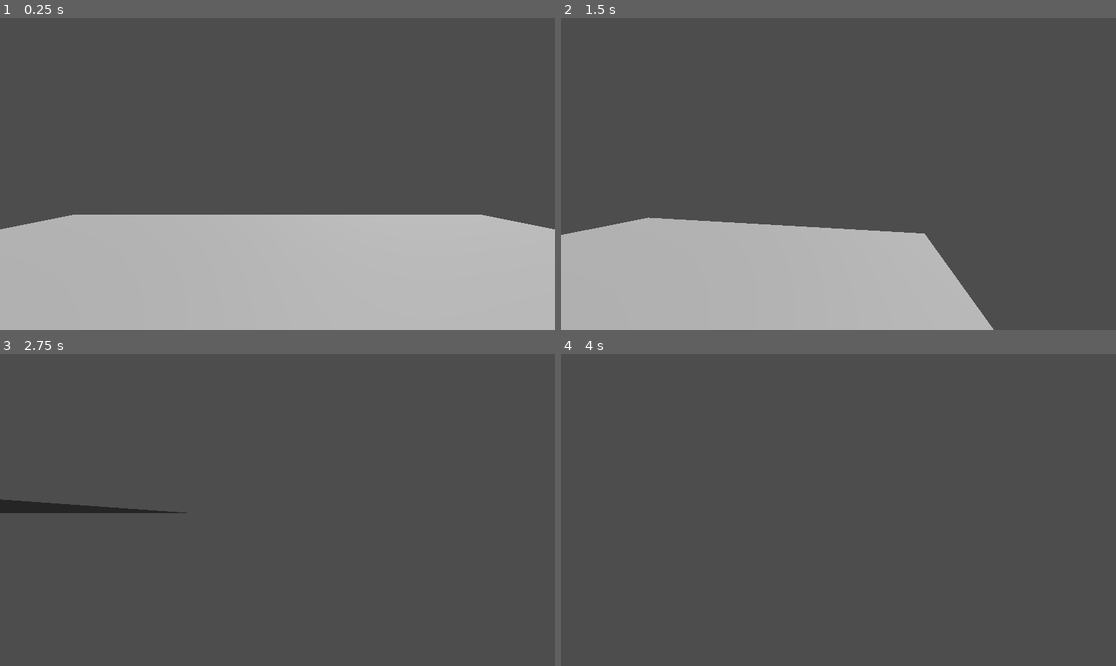
Above: before the commit, frames 1-4 (two rows, left to right).
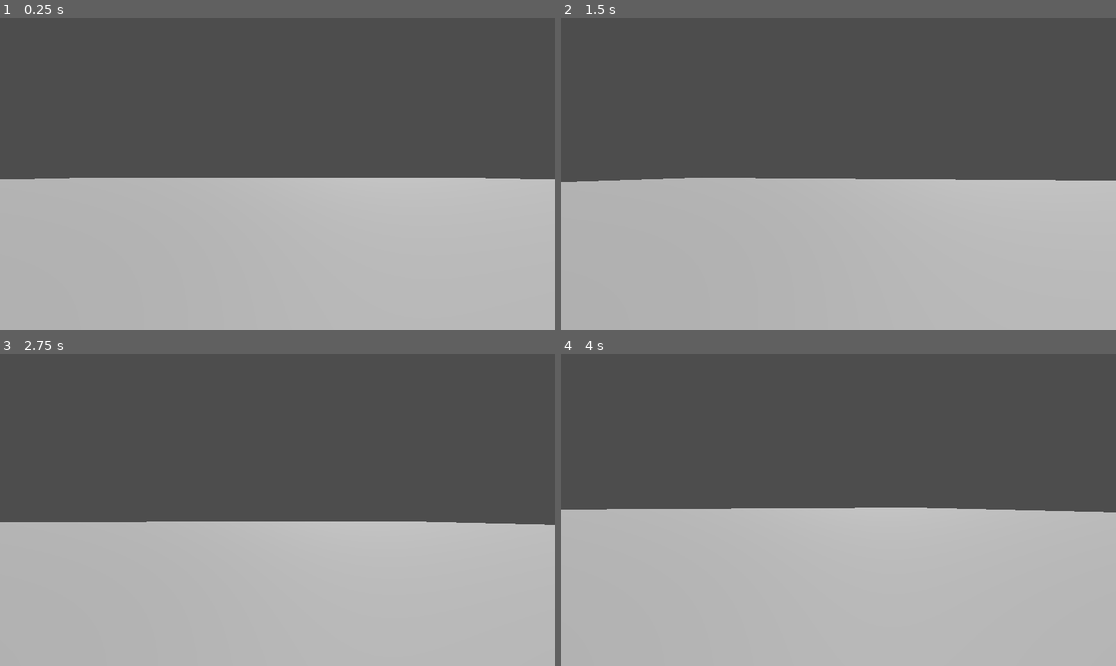
Above: after the commit, the same moments.

Repository: thedevbones/project-hillbilly
Game: Godot game, scene res://world.tscn
The game is run twice, just before and just after one commit, with the same random seed, the same clock (stepped at 60 frames per second) and the same inputs.
Inputs (mouse positions are in pixels of both pictures, inside the frame that each line leads up to):
- Up to frame 1 (0.25 s): no input
- Up to frame 2 (1.5 s): tap Enter at 0.5 s; move the mouse to (866, 174) at 0.52 s; hold D (walk_right) 0.53-1.28 s; tap W (walk_foward) at 0.6, 1.35 s; tap Space (jump) at 0.77 s; move the mouse to (810, 174) at 1.27 s; hold S (walk_back) from 1.28 s (still down)
- Up to frame 3 (2.75 s): tap Space (jump) at 1.52 s; move the mouse to (288, 503) at 2.02 s; release S (walk_back) at 2.03 s; hold D (walk_right) from 2.03 s (still down); tap W (walk_foward) at 2.1 s
- Up to frame 4 (4 s): move the mouse to (832, 516) at 2.77 s; tap W (walk_foward) at 2.85, 3.6 s; tap Space (jump) at 3.02, 3.77 s; move the mouse to (877, 513) at 3.52 s; release D (walk_right) at 3.53 s; hold A (walk_left) from 3.53 s (still down)

The runs differ from the first frame. In frame 1, 12% of the frame differs, in the area x 0-100%, y 51-68%; in frame 2, 24%; in frame 3, 47%; in frame 4, 50%, in the area x 0-100%, y 49-100%.

Commit message:
Increased floor size

Diff:
--- a/world.tscn
+++ b/world.tscn
@@ -30,5 +30,6 @@
 shadow_enabled = true
 
 [node name="TestFloor" type="CSGBox3D" parent="."]
+transform = Transform3D(1, 0, 0, 0, 1, 0, 0, 0, 1, 0, -0.25, 0)
 use_collision = true
-size = Vector3(10, 0, 10)
+size = Vector3(100, 0.5, 100)
